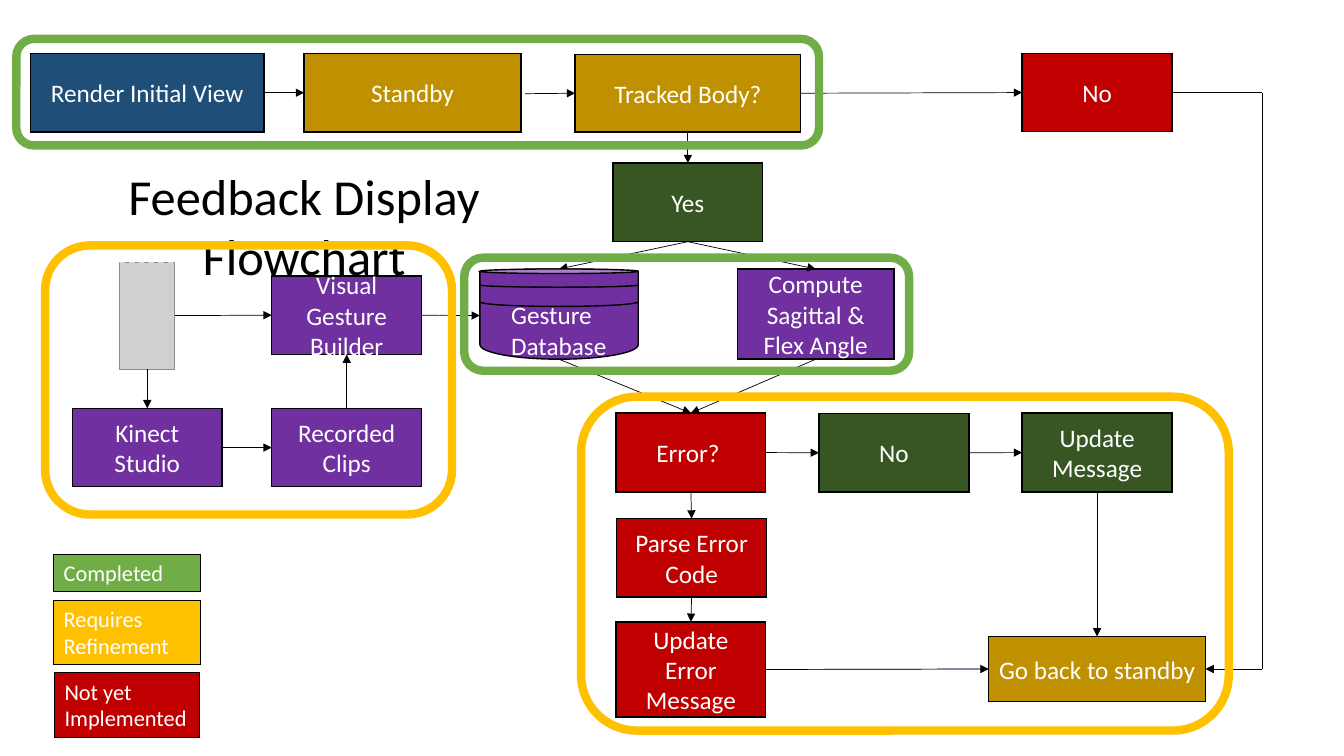
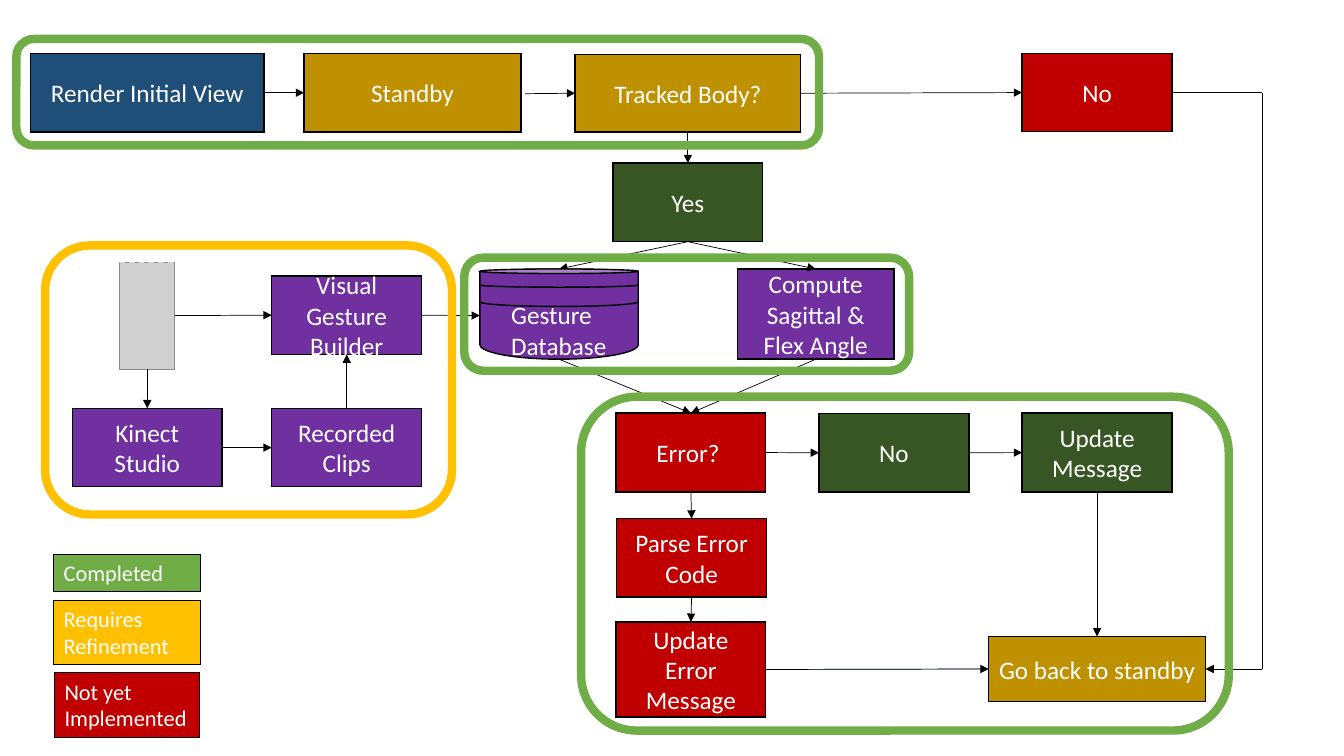
Before and after one commit to aliakbari-phd/Senior-Design-Team2, a slide deck: slide 3 of BennyChan/Kinect Block Diagram and Display Feedback Flowchart.pptx. Drawn at 1344x756 pixels with LibreOffice and Linux fonts; fonts in the diff are those of the drawing; grey boxes stand for pictures. Boxes give left, top, right and bottom in pixels: in the first picture for what was removed or moved away, otherwise in the second. Text is boxed around its words. In the diff, an @@ line names an element or a change of style, - is before the commit and + after.

```diff
--- a/BennyChan/Kinect Block Diagram and Display Feedback Flowchart.pptx
+++ b/BennyChan/Kinect Block Diagram and Display Feedback Flowchart.pptx
@@ text removed at box(128, 180, 479, 287) @@
-Feedback Display Flowchart
@@ rounded rectangle at box(582, 397, 1230, 731): outline #FFC000 6 pt to #70AD47 6 pt @@
```
Also in this commit, not shown: 1 other slide changed, 2 slides added, 7 other files.
